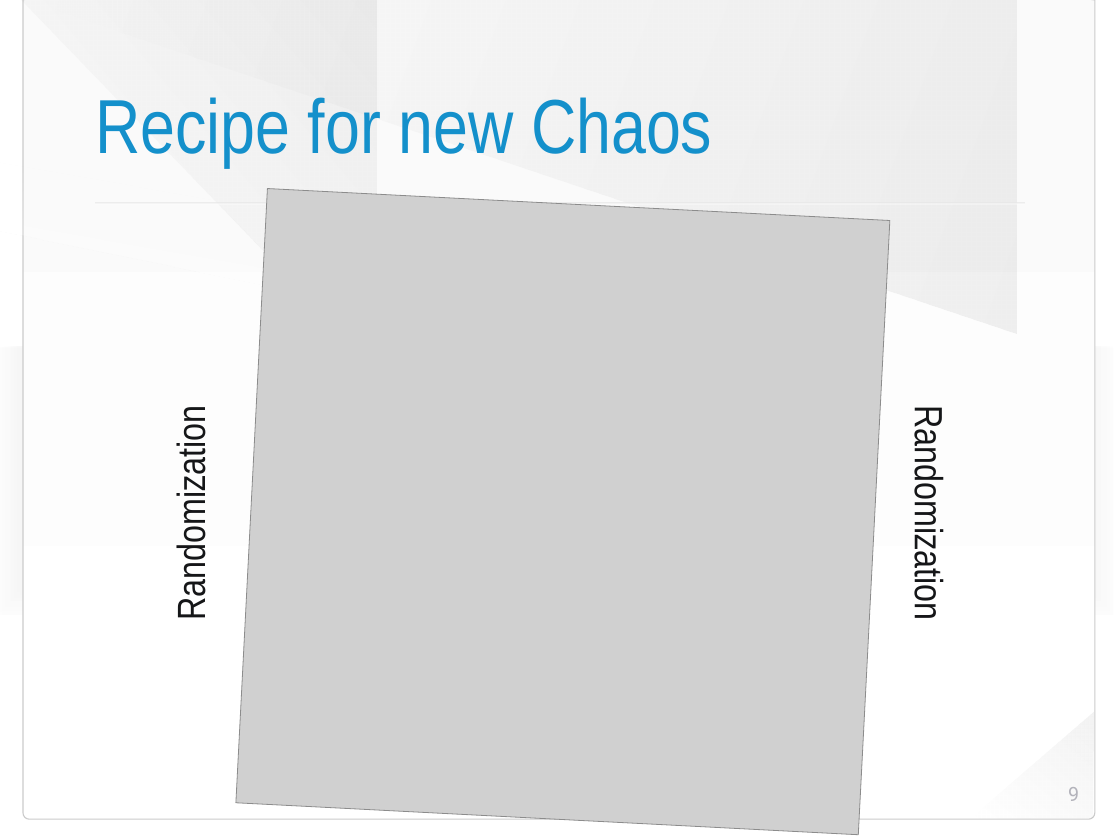
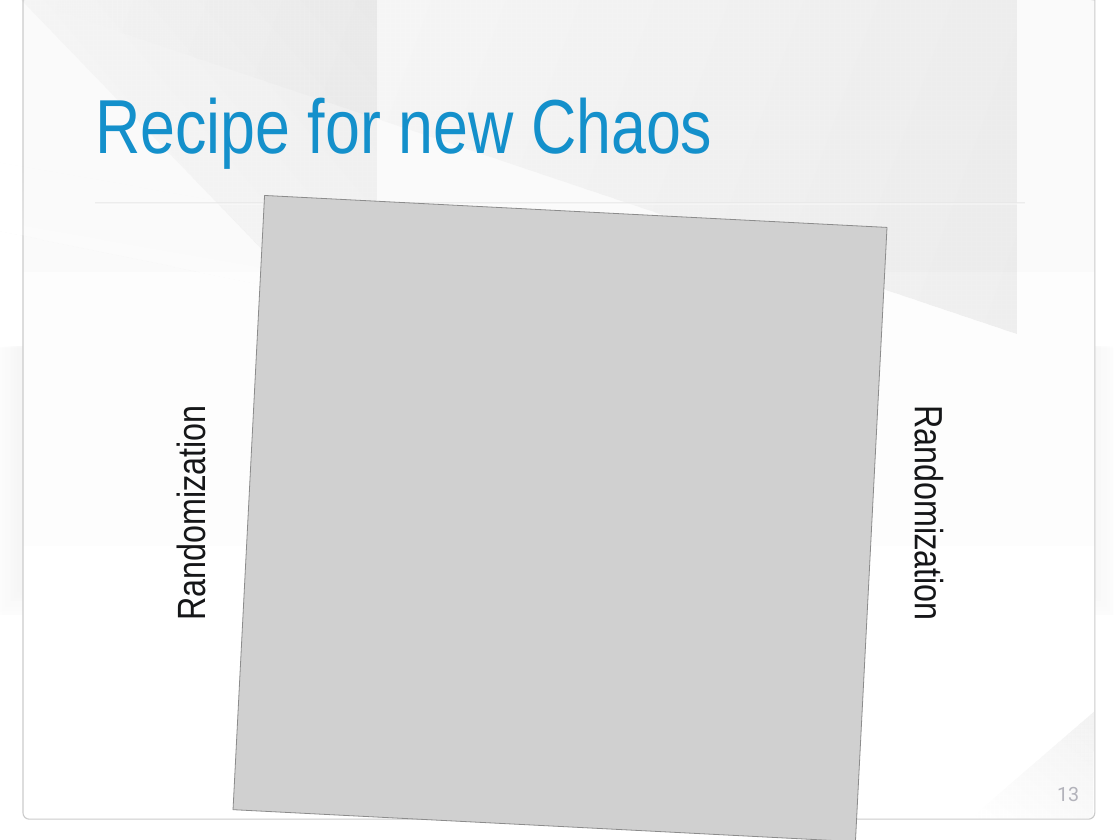
Before and after one commit to HaprianVlad/chaos, a slide deck: slide 13 of presentation.odp (slide 9 before the commit). Drawn at 1120x840 pixels with LibreOffice and Linux fonts; fonts in the diff are those of the drawing; grey boxes stand for pictures; background and template pictures are left out. Boxes give left, top, right and bottom in pixels: in the first picture for what was removed or moved away, otherwise in the second. Text is boxed around its words. In the diff, an @@ line names an element or a change of style, - is before the commit and + after.

```diff
--- a/presentation.odp
+++ b/presentation.odp
@@ picture: place and size @@
-picture at (236, 189, 889, 834)
+picture at (233, 196, 886, 840)
@@ page number at (1057, 787, 1079, 801): text changed @@
-9
+13
```
Also in this commit, not shown: 7 other slides changed, 4 slides added, 1 slide removed, 2 other files.
